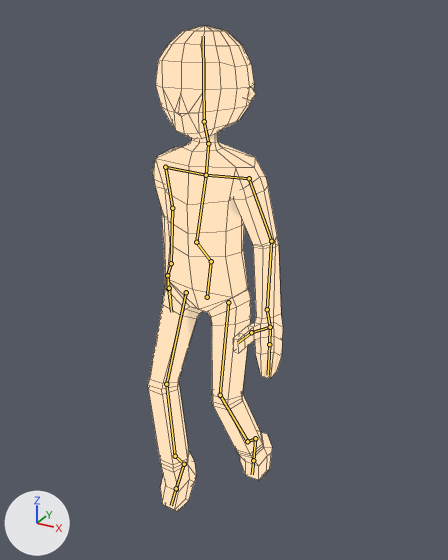
An edit to the Blender file Models/BaseCharacter.blend, drawn before and after from the same camera.
The view is the same before and after, from a camera (50 mm lens) standing at (1.98, -3.35, 3.48) and looking at (0.05, 0.16, 1.72). Every picture has the same lights, and +X, +Y and +Z are marked at lower left. Both versions are drawn at frame 4 of the action 'falling_loop'; the numbers are the values there. The bones that bend it are drawn over the model as lines. Mesh edges are drawn as thin lines.

In view in the first picture: 'Body'.
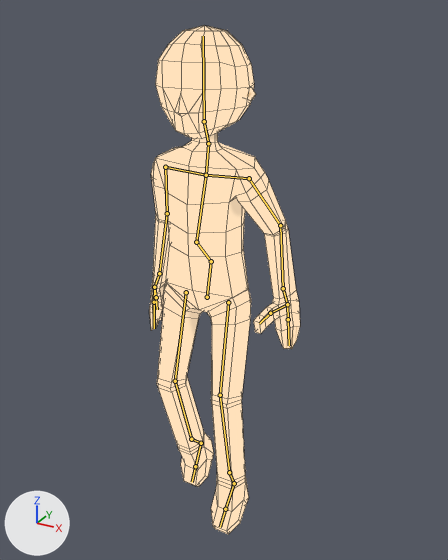
What the commit changed:
Bone 'IK Foot L' (bone_ik_foot_l) moves from (0.0, 0.314, 0.206) to (0.0, -0.055, 0.019).
Bone 'IK Hand L' (bone_ik_hand_l) moves from (-0.741, 0.007, -0.841) to (-0.741, 0.257, -0.791).
Bone 'IK Hand R' (bone_ik_hand_r) moves from (0.734, 0.278, -0.794) to (0.734, 0.122, -0.818).
Bone 'IK Foot R' (bone_ik_foot_r) moves from (0.0, -0.11, 0.077) to (0.0, 0.157, 0.103).

Changed parts and their boxes [x1, y1, x2, y2] in the pictures (448 x 560 px):
'Body', posed (12% wider): before [148, 25, 283, 511]; after [149, 25, 300, 534]
